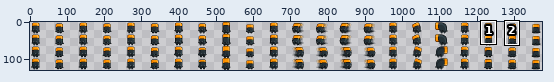
Two states of a sprite sheet, game/assets/player/player.png. The first picture is a wide view before the edit; the outline marks the close-up.
Close-up. First the earlier version:
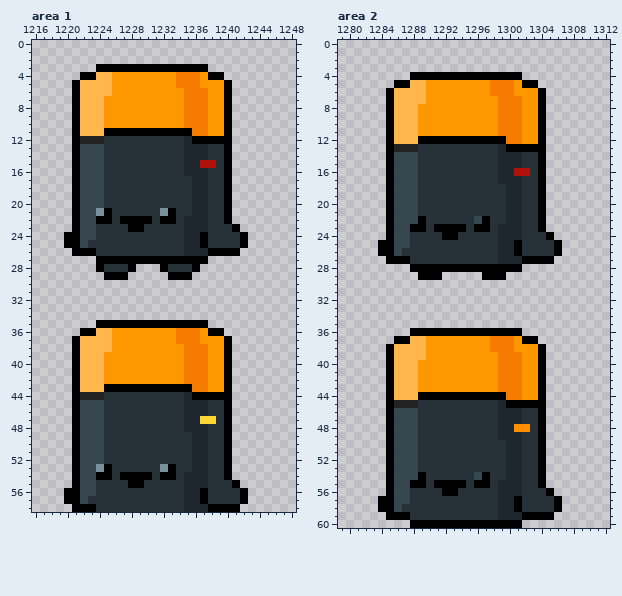
The file is 1408x128 pixels. Colours within 5 levels of each other are drawn and written as one. Shown: area 1: x 1216..1248, y 0..58; area 2: x 1279..1312, y 0..60. The wide view leaves out empty margins. The commit also changed other parts of the picture, which this record leaves out.
After:
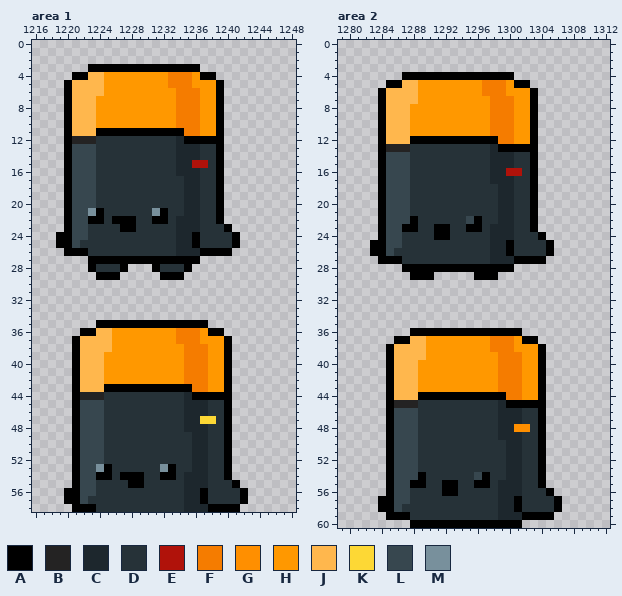
Palette (. is transparent): A #000000  B #242323  C #1d272d  D #263238  E #b0120a  F #f57c00  G #ff8f00  H #ff9800  J #ffb74d  K #fdd835  L #37474f  M #78909c
From old to new:
Area 1:
y 3: x 1223 . -> A; x 1237 A -> .
y 4: x 1221 . -> A; x 1223 A -> J; x 1225 J -> H; x 1233 H -> F; x 1236..1237 FH -> HA; x 1239 A -> .
y 5: x 1220..1221 .A -> AJ; x 1225 J -> H; x 1233 H -> F; x 1236 F -> H; x 1239..1240 HA -> A.
y 6: x 1220..1221 .A -> AJ; x 1225 J -> H; x 1234 H -> F; x 1237 F -> H; x 1239..1240 HA -> A.
y 7..10: x 1220..1221 .A -> AJ; x 1224 J -> H; x 1234 H -> F; x 1237 F -> H; x 1239..1240 HA -> A.
y 11: x 1220..1221 .A -> AJ; x 1224 J -> A; x 1235 A -> F; x 1237 F -> H; x 1239..1240 HA -> A.
y 12: x 1220..1221 .A -> AB; x 1224 B -> D; x 1234..1235 DC -> CA; x 1240 A -> .
y 13..14: x 1220..1221 .A -> AL; x 1224 L -> D; x 1234 D -> C; x 1237 C -> D; x 1239..1240 DA -> A.
y 15: x 1220..1221 .A -> AL; x 1224 L -> D; x 1234 D -> C; x 1236 C -> E; x 1238..1240 EDA -> DA.
y 16: x 1220..1221 .A -> AL; x 1224 L -> D; x 1234 D -> C; x 1237 C -> D; x 1239..1240 DA -> A.
y 17..20: x 1220..1221 .A -> AL; x 1224 L -> D; x 1235 D -> C; x 1237 C -> D; x 1239..1240 DA -> A.
y 21: x 1220..1221 .A -> AL; x 1223..1225 LMA -> MAD; x 1231..1233 DMA -> MAD; x 1235 D -> C; x 1237 C -> D; x 1239..1240 DA -> A.
y 22: x 1220..1221 .A -> AL; x 1223 L -> A; x 1225..1226 AD -> DA; x 1229..1231 AAD -> DDA; x 1233..1234 AD -> DC; x 1237 C -> D; x 1239..1240 DA -> A.
y 23: x 1220..1221 .A -> AL; x 1223 L -> D; x 1227 D -> A; x 1229 A -> D; x 1234 D -> C; x 1237 C -> D; x 1240..1241 DA -> A.
y 24: x 1219 . -> A; x 1221 A -> L; x 1223 L -> D; x 1234 D -> C; x 1236..1237 CA -> AD; x 1241..1242 DA -> A.
y 25: x 1219 . -> A; x 1221..1222 AL -> LD; x 1234 D -> C; x 1236..1237 CA -> AD; x 1241..1242 DA -> A.
y 26: x 1220 . -> A; x 1223 A -> D; x 1234 D -> C; x 1237 C -> A; x 1241 A -> .
y 27: x 1223 . -> A; x 1237 A -> .
y 28: x 1223..1224 .A -> AD; x 1227..1228 DA -> A.; x 1231..1232 .A -> AD; x 1235..1236 DA -> A.
y 29: x 1224 . -> A; x 1227 A -> .; x 1232 . -> A; x 1235 A -> .
y 54: x 1230 A -> D
Area 2:
y 4: x 1287 . -> A; x 1301 A -> .
y 5: x 1285 . -> A; x 1287 A -> J; x 1289 J -> H; x 1297 H -> F; x 1300..1301 FH -> HA; x 1303 A -> .
y 6: x 1284..1285 .A -> AJ; x 1289 J -> H; x 1297 H -> F; x 1300 F -> H; x 1303..1304 HA -> A.
y 7: x 1284..1285 .A -> AJ; x 1289 J -> H; x 1298 H -> F; x 1301 F -> H; x 1303..1304 HA -> A.
y 8..11: x 1284..1285 .A -> AJ; x 1288 J -> H; x 1298 H -> F; x 1301 F -> H; x 1303..1304 HA -> A.
y 12: x 1284..1285 .A -> AJ; x 1288 J -> A; x 1299 A -> F; x 1301 F -> H; x 1303..1304 HA -> A.
y 13: x 1284..1285 .A -> AB; x 1288 B -> D; x 1298..1299 DC -> CA; x 1304 A -> .
y 14..15: x 1284..1285 .A -> AL; x 1288 L -> D; x 1298 D -> C; x 1301 C -> D; x 1303..1304 DA -> A.
y 16: x 1284..1285 .A -> AL; x 1288 L -> D; x 1298 D -> C; x 1300 C -> E; x 1302..1304 EDA -> DA.
y 17: x 1284..1285 .A -> AL; x 1288 L -> D; x 1298 D -> C; x 1301 C -> D; x 1303..1304 DA -> A.
y 18..21: x 1284..1285 .A -> AL; x 1288 L -> D; x 1299 D -> C; x 1301 C -> D; x 1303..1304 DA -> A.
y 22: x 1284..1285 .A -> AL; x 1288..1289 LA -> AD; x 1295..1297 DLA -> LAD; x 1299 D -> C; x 1301 C -> D; x 1303..1304 DA -> A.
y 23: x 1284..1285 .A -> AL; x 1287 L -> A; x 1289 A -> D; x 1293..1295 AAD -> DDA; x 1297..1298 AD -> DC; x 1301 C -> D; x 1303..1304 DA -> A.
y 24: x 1284..1285 .A -> AL; x 1287 L -> D; x 1291 D -> A; x 1293 A -> D; x 1298 D -> C; x 1301 C -> D; x 1304..1305 DA -> A.
y 25: x 1283 . -> A; x 1285 A -> L; x 1287 L -> D; x 1298 D -> C; x 1300..1301 CA -> AD; x 1305..1306 DA -> A.
y 26: x 1283 . -> A; x 1285..1286 AL -> LD; x 1298 D -> C; x 1300..1301 CA -> AD; x 1305..1306 DA -> A.
y 27: x 1284 . -> A; x 1287 A -> D; x 1298 D -> C; x 1301 C -> A; x 1305 A -> .
y 28: x 1287 . -> A; x 1301 A -> .
y 29: x 1288 . -> A; x 1291 A -> .; x 1296 . -> A; x 1299 A -> .
y 55: x 1291 A -> D; x 1294 A -> D
Boxes around the changes in both close-ups, in picture pixels (x1, y1, x2, y2):
changed: (56, 64, 248, 280)
changed: (144, 472, 152, 480)
changed: (370, 72, 562, 280)
changed: (434, 480, 466, 488)
